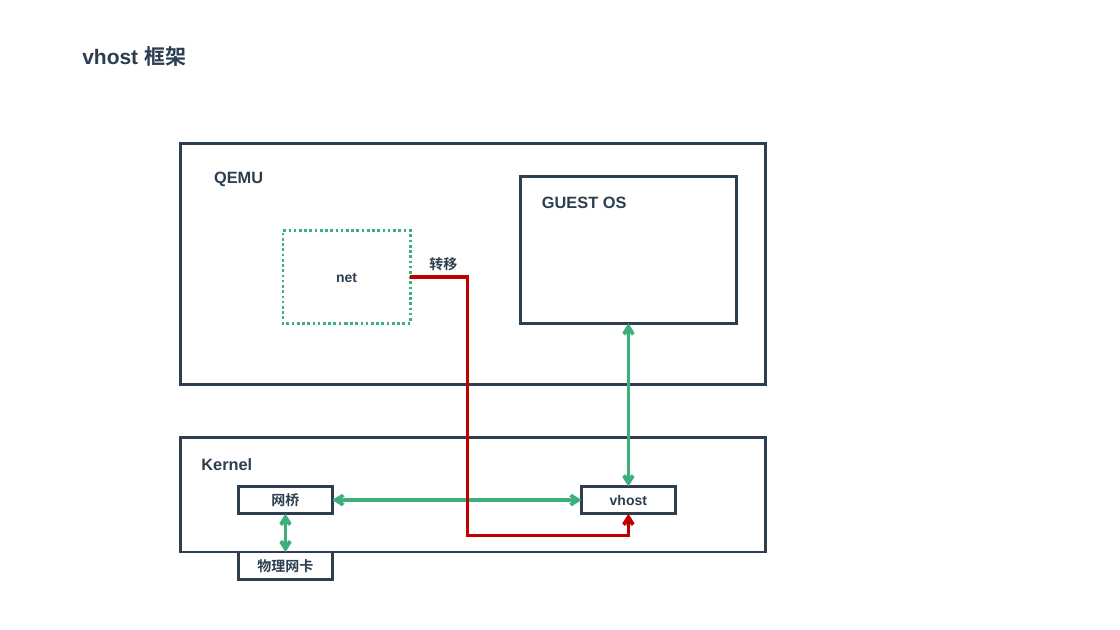
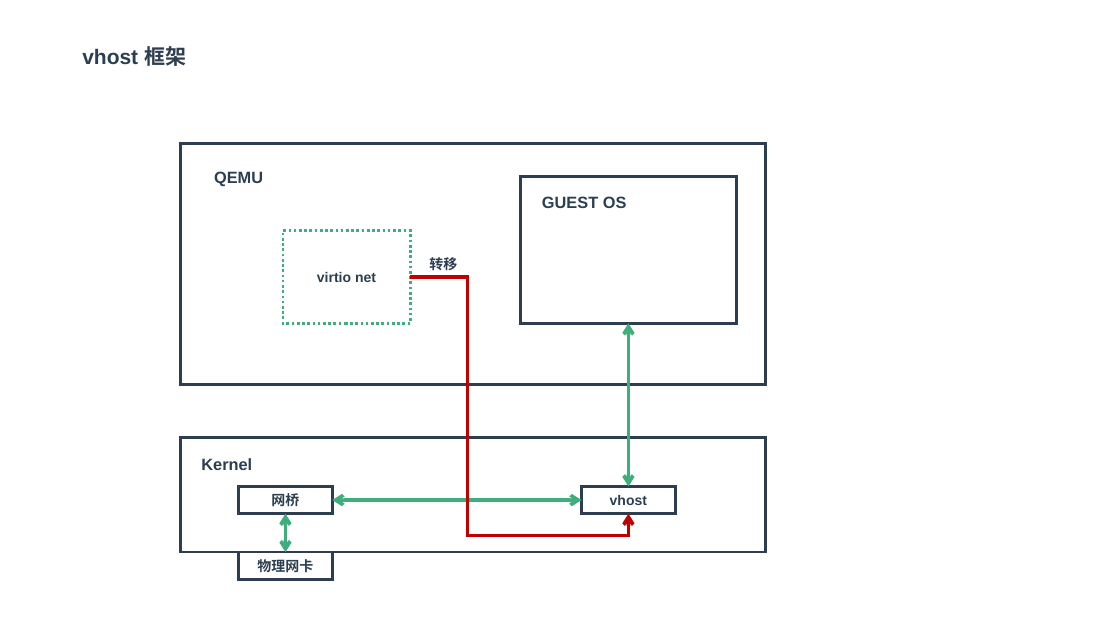
Before and after one commit to zaiqiang-dong/zaiqiang, a slide deck: slide 22 of picture/qemu/qemu.pptx (slide 21 before the commit). Drawn at 1120x630 pixels with LibreOffice and Linux fonts; fonts in the diff are those of the drawing. Boxes give left, top, right and bottom in pixels: in the first picture for what was removed or moved away, otherwise in the second. Text is boxed around its words. In the diff, an @@ line names an element or a change of style, - is before the commit and + after.

```diff
--- a/picture/qemu/qemu.pptx
+++ b/picture/qemu/qemu.pptx
@@ text in rectangle at [317, 272, 376, 282]: text changed @@
-net
+virtio net
```
Also in this commit, not shown: 3 other slides changed, 9 slides added, 4 slides removed, 19 other files.
